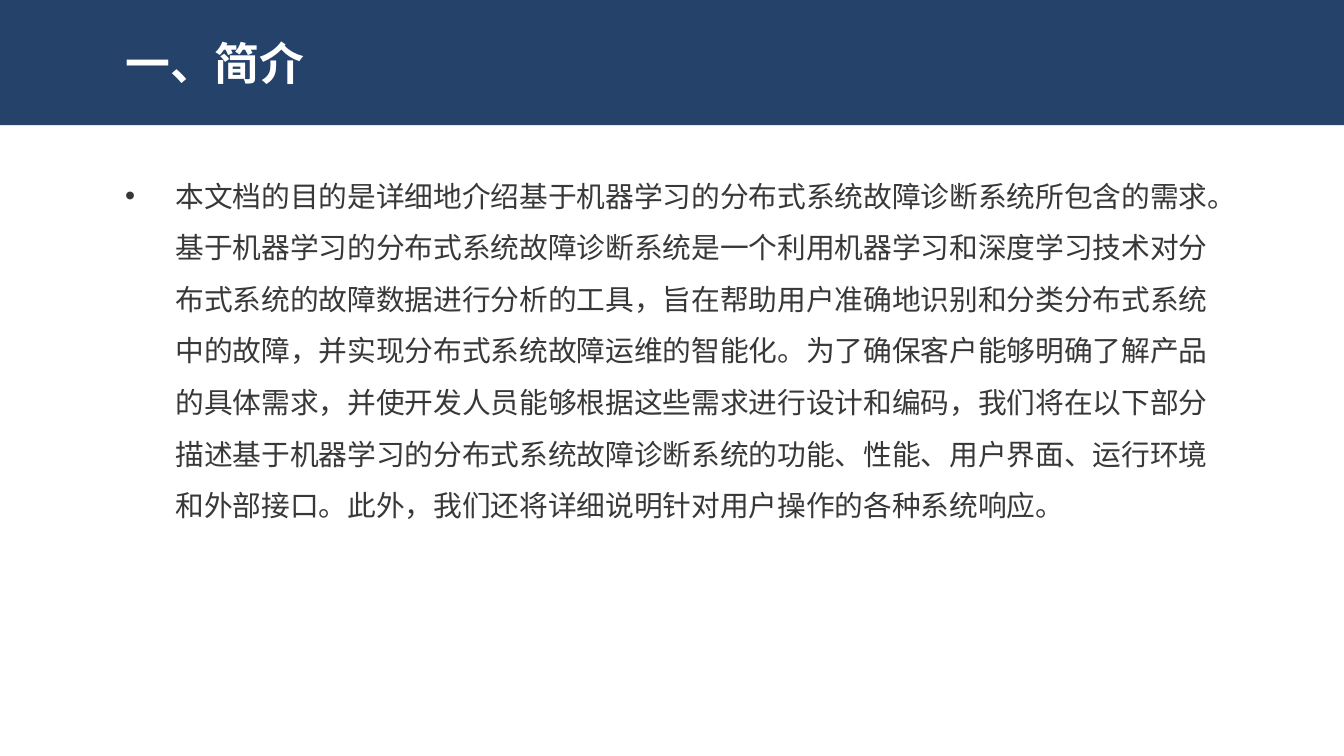
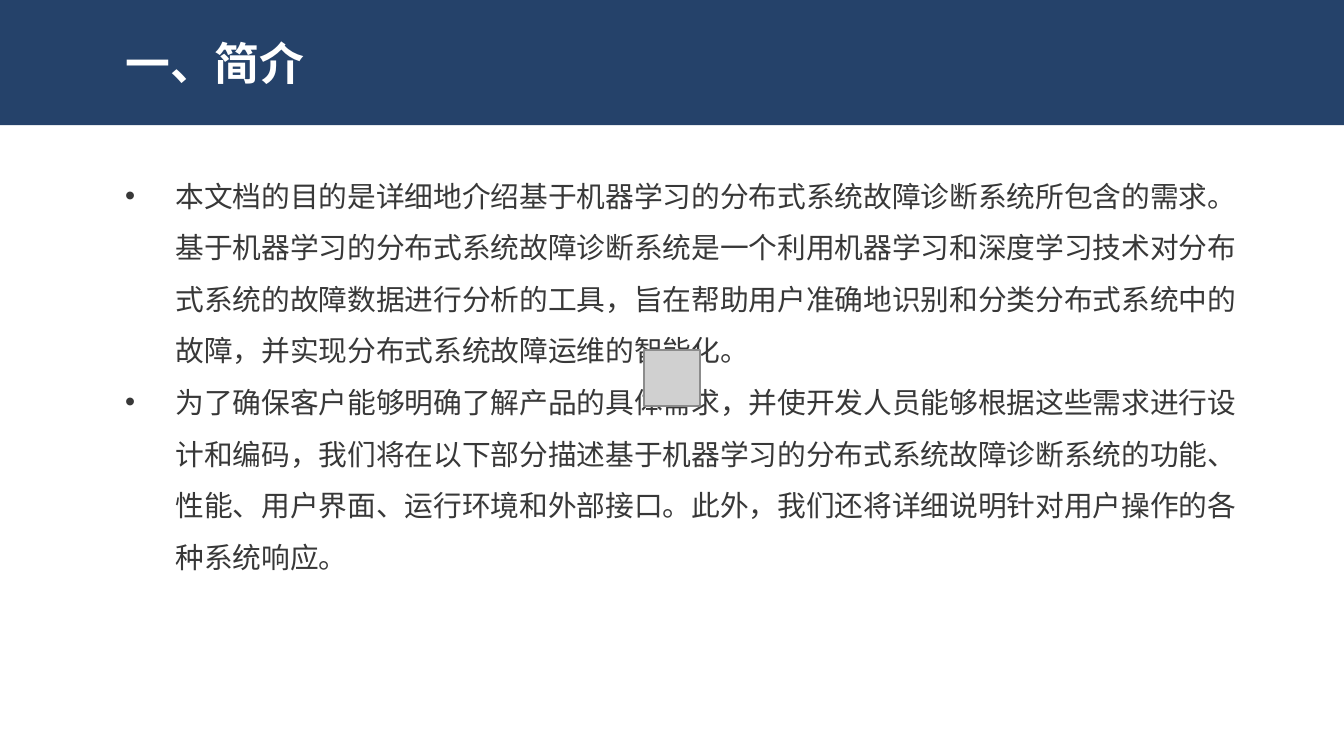
Before and after one commit to dekrt/SoftwareArchitecture, a slide deck: slide 4 of 架构设计-ArchitectureDesign/ArchitectureDesign.pptx. Drawn at 1344x756 pixels with LibreOffice and Linux fonts; fonts in the diff are those of the drawing; grey boxes stand for pictures. Boxes give left, top, right and bottom in pixels: in the first picture for what was removed or moved away, otherwise in the second. Text is boxed around its words. In the diff, an @@ line names an element or a change of style, - is before the commit and + after.

```diff
--- a/架构设计-ArchitectureDesign/ArchitectureDesign.pptx
+++ b/架构设计-ArchitectureDesign/ArchitectureDesign.pptx
@@ text at [176,183,1237,571]: text changed @@
-• 本文档的目的是详细地介绍基于机器学习的分布式系统故障诊断系统所包含的需求。基于机器学习的分布式系统故障诊断系统是一个利用机器学习和深度学习技术对分布式系统的故障数据进行分析的工具，旨在帮助用户准确地识别和分类分布式系统中的故障，并实现分布式系统故障运维的智能化。为了确保客户能够明确了解产品的具体需求，并使开发人员能够根据这些需求进行设计和编码，我们将在以下部分描述基于机器学习的分布式系统故障诊断系统的功能、性能、用户界面、运行环境和外部接口。此外，我们还将详细说明针对用户操作的各种系统响应。
+• 本文档的目的是详细地介绍基于机器学习的分布式系统故障诊断系统所包含的需求。基于机器学习的分布式系统故障诊断系统是一个利用机器学习和深度学习技术对分布式系统的故障数据进行分析的工具，旨在帮助用户准确地识别和分类分布式系统中的故障，并实现分布式系统故障运维的智能化。
+• 为了确保客户能够明确了解产品的具体需求，并使开发人员能够根据这些需求进行设计和编码，我们将在以下部分描述基于机器学习的分布式系统故障诊断系统的功能、性能、用户界面、运行环境和外部接口。此外，我们还将详细说明针对用户操作的各种系统响应。
@@ picture added at [644,349,700,406] @@
```
Also in this commit, not shown: 1 other slide changed, 1 slide added.
